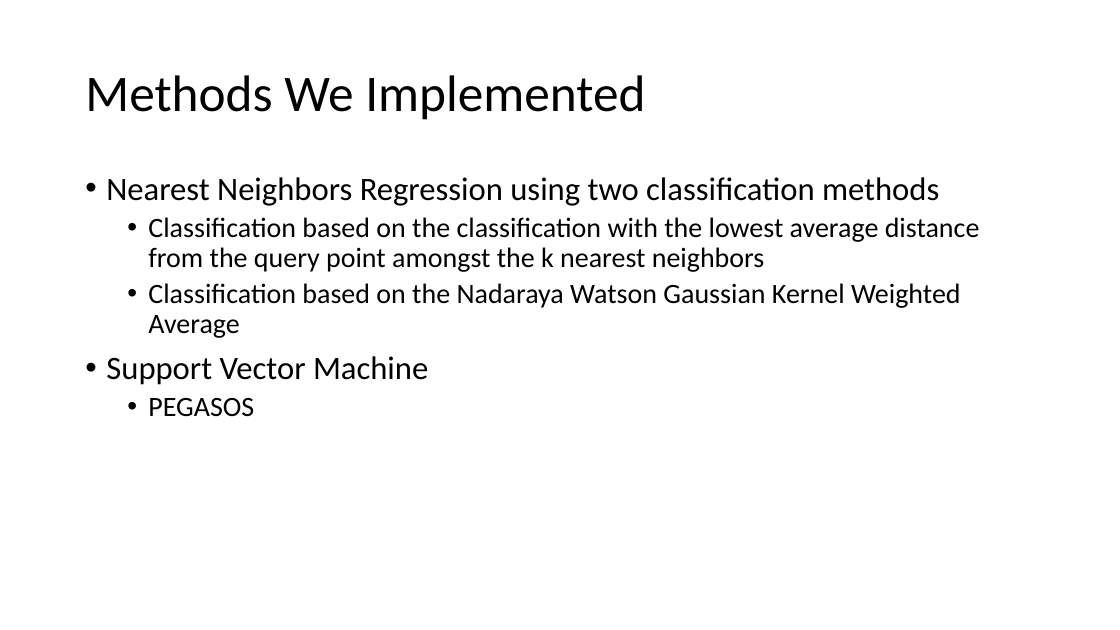
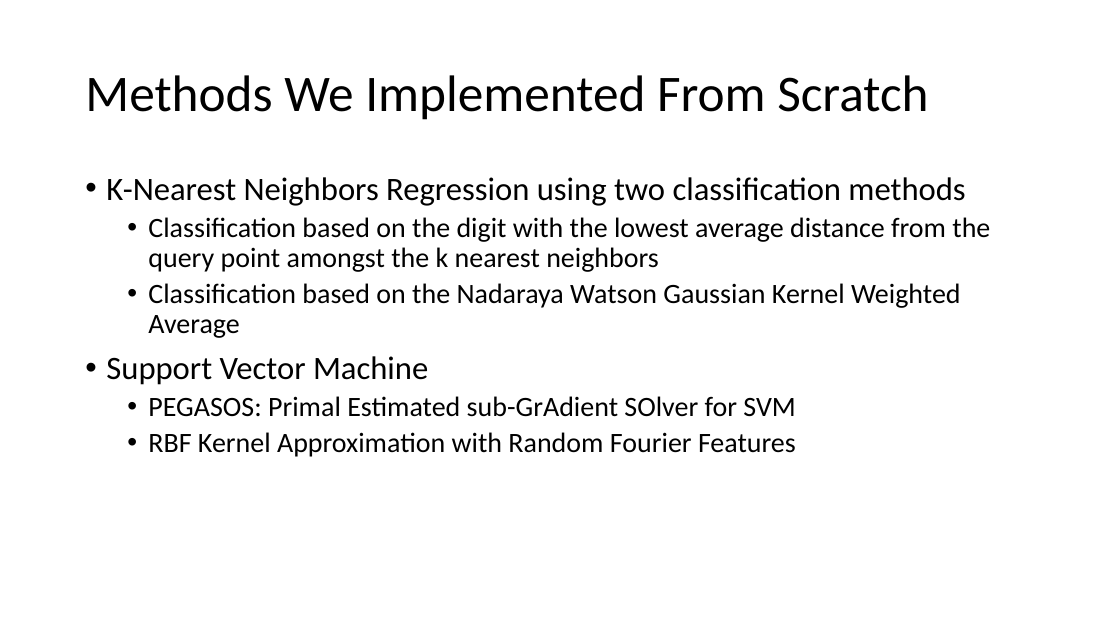
Before and after one commit to dericp/digit-recognition, a slide deck: slide 5 of A Comparison of Techniques Applied to Digit Recognition.pptx. Drawn at 1120x630 pixels with LibreOffice and Linux fonts; fonts in the diff are those of the drawing. Boxes give left, top, right and bottom in pixels: in the first picture for what was removed or moved away, otherwise in the second. Text is boxed around its words. In the diff, an @@ line names an element or a change of style, - is before the commit and + after.

```diff
--- a/A Comparison of Techniques Applied to Digit Recognition.pptx
+++ b/A Comparison of Techniques Applied to Digit Recognition.pptx
@@ title at box(85, 75, 928, 120): text changed @@
-Methods We Implemented
+Methods We Implemented From Scratch
@@ text at box(106, 177, 990, 272): text changed @@
-• Nearest Neighbors Regression using two classification methods
-  • Classification based on the classification with the lowest average distance from the query point amongst the k nearest neighbors
+• K-Nearest Neighbors Regression using two classification methods
+  • Classification based on the digit with the lowest average distance from the query point amongst the k nearest neighbors
@@ text at box(148, 396, 796, 457): text changed @@
-  • PEGASOS
+  • PEGASOS: Primal Estimated sub-GrAdient SOlver for SVM
+  • RBF Kernel Approximation with Random Fourier Features
```
Also in this commit, not shown: 7 other slides changed, 4 slides added, 4 other files.
